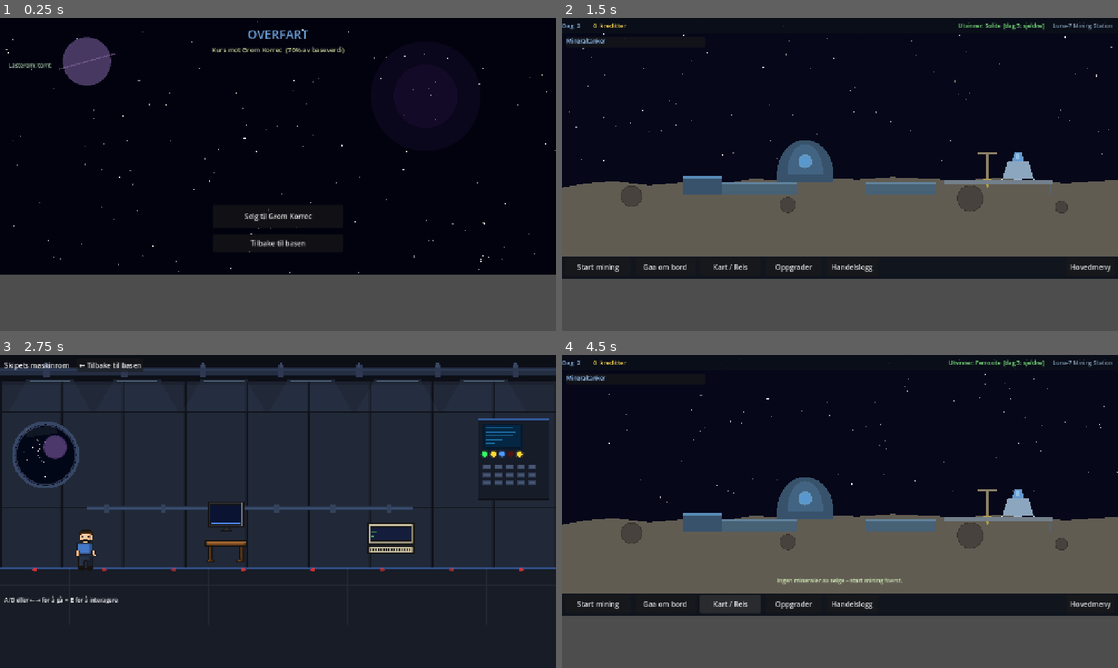
Above: before the commit, frames 1-4 (two rows, left to right).
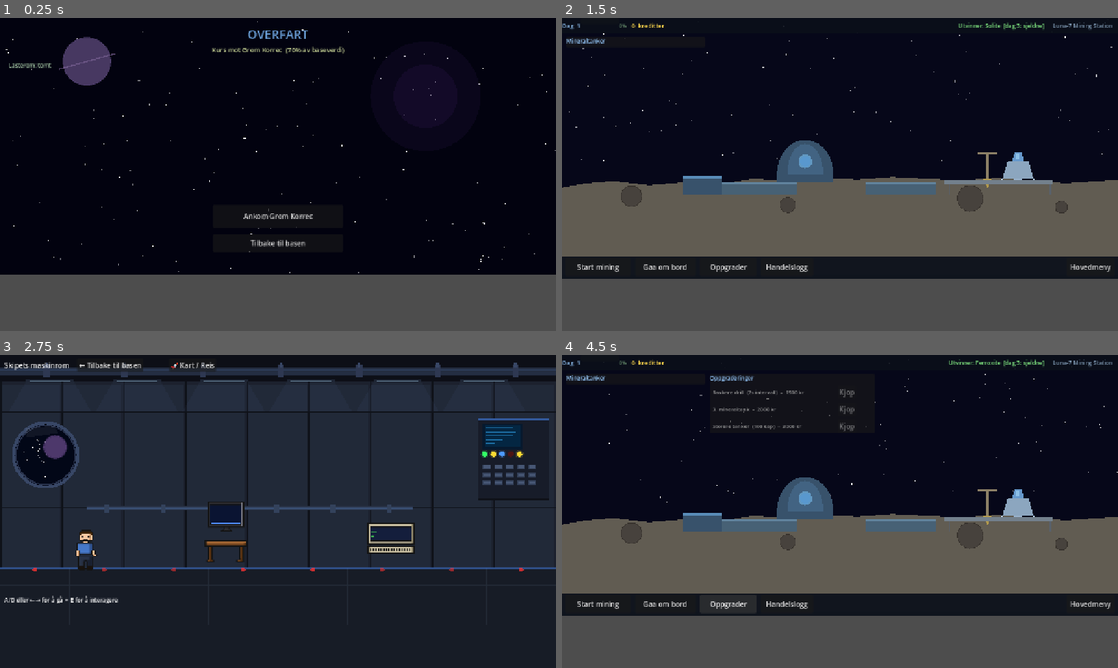
Above: after the commit, the same moments.

Repository: hansarne-lang/bruktbutikk
Game: Godot game, scene res://scenes/travel/Travel.tscn
Same seed, same stepped clock (60 frames per second), same inputs: the game is played once before the commit and once after it. This scene is started directly instead of the project's main scene.
Inputs (mouse positions are in pixels of both pictures, inside the frame that each line leads up to):
- Up to frame 1 (0.25 s): no input
- Up to frame 2 (1.5 s): click "Selg til Grom Korrec" (after the commit: "Ankom Grom Korrec") at 0.5 s; click (1023, 121) at 1.25 s, where only the run after the commit has a clickable "Reis hjem uten å selge"
- Up to frame 3 (2.75 s): click "Gaa om bord" at 2 s
- Up to frame 4 (4.5 s): click (756, 364) at 2.75 s, where only the run after the commit has a clickable "🚀 Kart / Reis"; click "← Tilbake til basen" at 3.5 s; click (728, 605) at 4.25 s, where only the run before the commit has a clickable "Kart / Reis"

The runs differ from the first frame. In frame 1, 0.2% of the frame differs, in the area x 43-57%, y 62-65%; in frame 2, 0.4%; in frame 3, 0.1%; in frame 4, 1.2%, in the area x 2-62%, y 1-83%.

Commit message:
Oppgaver 1-6: drill-lyd, dag-fremgang, kart i romskip, kaching, X-knapp, trader-kontor

Diff:
--- a/scenes/base/Base.tscn
+++ b/scenes/base/Base.tscn
@@ -29,9 +29,21 @@
 theme_override_font_sizes/font_size = 14
 theme_override_colors/font_color = Color(0.6, 0.8, 1.0, 1)
 
+[node name="DayProgress" type="ProgressBar" parent="UI/HUD"]
+layout_mode = 2
+custom_minimum_size = Vector2(90, 14)
+value = 0.0
+show_percentage = false
+
+[node name="DayTimeLabel" type="Label" parent="UI/HUD"]
+layout_mode = 2
+text = "0%"
+theme_override_font_sizes/font_size = 11
+theme_override_colors/font_color = Color(0.55, 0.75, 0.55, 0.9)
+
 [node name="Spacer1" type="Control" parent="UI/HUD"]
 layout_mode = 2
-custom_minimum_size = Vector2(30, 0)
+custom_minimum_size = Vector2(12, 0)
 
 [node name="CreditsLabel" type="Label" parent="UI/HUD"]
 layout_mode = 2
@@ -142,11 +154,6 @@
 custom_minimum_size = Vector2(140, 36)
 text = "Gaa om bord"
 
-[node name="LaunchButton" type="Button" parent="UI/ActionBar"]
-layout_mode = 2
-custom_minimum_size = Vector2(140, 36)
-text = "Kart / Reis"
-
 [node name="UpgradeButton" type="Button" parent="UI/ActionBar"]
 layout_mode = 2
 custom_minimum_size = Vector2(130, 36)
--- a/scenes/sprite_room/SpriteRoom.tscn
+++ b/scenes/sprite_room/SpriteRoom.tscn
@@ -60,6 +60,13 @@
 [node name="BackButton" type="Button" parent="UI/HUD"]
 text = "← Tilbake til basen"
 
+[node name="HudSpacer" type="Control" parent="UI/HUD"]
+layout_mode = 2
+custom_minimum_size = Vector2(20, 0)
+
+[node name="MapButton" type="Button" parent="UI/HUD"]
+text = "🚀 Kart / Reis"
+
 [node name="HintLabel" type="Label" parent="UI"]
 position = Vector2(10, 555)
 text = "A/D eller ← → for å gå  •  E for å interagere"
@@ -92,6 +99,11 @@
 text = "  KOMMANDÅRE 64  BASIC V2  —  VOID MINER SHIP COMPUTER  —  64K RAM FREE"
 theme_override_font_sizes/font_size = 14
 theme_override_colors/font_color = Color(0.0, 0.0, 0.0, 1)
+
+[node name="XButton" type="Button" parent="UI/Terminal/TerminalVBox/TitleBar"]
+position = Vector2(1088, 4)
+custom_minimum_size = Vector2(24, 24)
+text = "✕"
 
 [node name="ScreenBg" type="ColorRect" parent="UI/Terminal/TerminalVBox"]
 color = Color(0.0, 0.0, 0.0, 1)
--- /dev/null
+++ b/scenes/trader_office/TraderOffice.tscn
@@ -0,0 +1,53 @@
+[gd_scene load_steps=2 format=3]
+
+[ext_resource type="Script" path="res://scripts/trader_office/TraderOffice.gd" id="1"]
+
+[node name="TraderOffice" type="Node2D"]
+script = ExtResource("1")
+
+[node name="UI" type="CanvasLayer" parent="."]
+
+[node name="TraderLabel" type="Label" parent="UI"]
+position = Vector2(0, 14)
+custom_minimum_size = Vector2(1280, 36)
+text = ""
+horizontal_alignment = 1
+theme_override_font_sizes/font_size = 26
+theme_override_colors/font_color = Color(0.7, 0.88, 1.0, 0.9)
+
+[node name="GreetingLabel" type="Label" parent="UI"]
+position = Vector2(200, 58)
+custom_minimum_size = Vector2(880, 32)
+text = ""
+horizontal_alignment = 1
+theme_override_font_sizes/font_size = 15
+theme_override_colors/font_color = Color(0.85, 0.92, 0.75, 0.9)
+
+[node name="OfferLabel" type="Label" parent="UI"]
+position = Vector2(200, 90)
+custom_minimum_size = Vector2(880, 28)
+text = ""
+horizontal_alignment = 1
+theme_override_font_sizes/font_size = 17
+theme_override_colors/font_color = Color(1.0, 0.88, 0.3, 1)
+
+[node name="CargoLabel" type="Label" parent="UI"]
+position = Vector2(60, 140)
+custom_minimum_size = Vector2(500, 100)
+text = ""
+theme_override_font_sizes/font_size = 14
+theme_override_colors/font_color = Color(0.7, 0.88, 0.7, 1)
+
+[node name="ButtonPanel" type="VBoxContainer" parent="UI"]
+position = Vector2(900, 150)
+custom_minimum_size = Vector2(320, 0)
+theme_override_constants/separation = 14
+
+[node name="SellButton" type="Button" parent="UI/ButtonPanel"]
+custom_minimum_size = Vector2(320, 56)
+text = "Selg alt"
+theme_override_font_sizes/font_size = 18
+
+[node name="HomeButton" type="Button" parent="UI/ButtonPanel"]
+custom_minimum_size = Vector2(320, 40)
+text = "Reis hjem uten å selge"
--- a/scripts/SoundManager.gd
+++ b/scripts/SoundManager.gd
@@ -34,6 +34,8 @@
 		"kaching":      return _tone(523, 1046, 0.38, 0.65)      # kassalyd
 		"door_open":    return _tone(200, 260, 0.18, 0.35)
 		"combine":      return _tone(440, 880, 0.28, 0.55)       # sett-kombiner
+		"drill_tick":   return _tone(110, 60,  0.18, 0.45, 1)    # lavfrekvent rumling
+		"upgrade_buy":  return _tone(523, 1046, 0.38, 0.65)      # alias for kaching
 		_:              return _tone(440, 440, 0.10, 0.30)
 
 # ── Lydgenerator ──────────────────────────────────────────────
--- a/scripts/base/Base.gd
+++ b/scripts/base/Base.gd
@@ -8,6 +8,8 @@
 @onready var hud_day_lbl  : Label          = $UI/HUD/DayLabel
 @onready var hud_cred_lbl : Label          = $UI/HUD/CreditsLabel
 @onready var hud_mine_lbl : Label          = $UI/HUD/MiningLabel
+@onready var day_progress : ProgressBar    = $UI/HUD/DayProgress
+@onready var day_time_lbl : Label          = $UI/HUD/DayTimeLabel
 @onready var tank_panel                    = $UI/TankPanel
 @onready var tank_list                     = $UI/TankPanel/TankVBox/TankList
 @onready var info_panel                    = $UI/InfoPanel
@@ -51,7 +53,6 @@
 
 	$UI/ActionBar/MineButton.pressed.connect(_on_mine_toggled)
 	$UI/ActionBar/ShipButton.pressed.connect(_on_enter_ship)
-	$UI/ActionBar/LaunchButton.pressed.connect(_on_launch)
 	$UI/ActionBar/UpgradeButton.pressed.connect(_toggle_upgrade_panel)
 	$UI/ActionBar/LogButton.pressed.connect(_toggle_log_panel)
 	$UI/ActionBar/MainMenuButton.pressed.connect(func() -> void:
@@ -77,6 +78,12 @@
 		# Dag/natt-syklus: fremskrider sakte under mining
 		var tod : float = SaveManager.game_data.get("time_of_day", 0.0)
 		SaveManager.game_data["time_of_day"] = fmod(tod + delta * 0.012, TAU)
+
+	# Oppdater dag-fremgang i HUD
+	var tod_now  : float = SaveManager.game_data.get("time_of_day", 0.0)
+	var pct      : float = tod_now / TAU * 100.0
+	day_progress.value   = pct
+	day_time_lbl.text    = "%d%%" % int(pct)
 
 	# Oppdater partikler
 	for i : int in range(_particles.size() - 1, -1, -1):
@@ -107,6 +114,7 @@
 		_set_status("Gruvedrift stoppet.")
 
 func _on_mine_tick() -> void:
+	SoundManager.play("drill_tick", -4.0)
 	var ok := SaveManager.add_mineral(_current_mineral, MINE_AMT)
 	if ok:
 		_spawn_particles(980.0, 392.0)
@@ -218,6 +226,7 @@
 		_update_mine_timer()
 		if _mining_active:
 			mine_timer.start()
+	SoundManager.play("kaching")
 	SaveManager.save_game()
 	_refresh_ui()
 	_refresh_upgrade_panel()
--- a/scripts/sprite_room/SpriteRoom.gd
+++ b/scripts/sprite_room/SpriteRoom.gd
@@ -50,7 +50,9 @@
 	$UI/HUD/BackButton.pressed.connect(func():
 		SaveManager.save_game()
 		get_tree().change_scene_to_file("res://scenes/base/Base.tscn"))
+	$UI/HUD/MapButton.pressed.connect(_on_map)
 	$UI/Terminal/TerminalVBox/CloseBar/CloseButton.pressed.connect(_close_terminal)
+	$UI/Terminal/TerminalVBox/TitleBar/XButton.pressed.connect(_close_terminal)
 	input_field.text_submitted.connect(_on_input_submitted)
 	breakout_canvas.game_closed.connect(_close_breakout)
 	snake_canvas.game_closed.connect(_close_snake)
@@ -121,6 +123,13 @@
 func _close_terminal() -> void:
 	terminal_open    = false
 	terminal.visible = false
+
+func _on_map() -> void:
+	if SaveManager.total_minerals() == 0:
+		# Ingen last – vis advarsel i terminalen hvis den er lukket, ellers bare beep
+		return
+	SaveManager.save_game()
+	get_tree().change_scene_to_file("res://scenes/map/Map.tscn")
 
 func _open_breakout() -> void:
 	terminal_open          = false
--- /dev/null
+++ b/scripts/trader_office/TraderOffice.gd
@@ -0,0 +1,226 @@
+extends Node2D
+## Void Miner – Trader-kontor
+## Spilleren ankommer trader-stasjonen og forhandler om salg.
+
+const TRADERS := {
+	1: {
+		"name":       "Grom Korrec",
+		"multiplier": 0.70,
+		"body_col":   Color(0.30, 0.40, 0.58),
+		"head_col":   Color(0.35, 0.48, 0.65),
+		"accent":     Color(0.5,  0.7,  1.0),
+		"greeting":   "Hei, hei! La meg se kva du har med deg...",
+	},
+	2: {
+		"name":       "Zyla",
+		"multiplier": 0.90,
+		"body_col":   Color(0.55, 0.42, 0.18),
+		"head_col":   Color(0.62, 0.50, 0.22),
+		"accent":     Color(1.0,  0.85, 0.3),
+		"greeting":   "Velkommen til Zyla Station. Vi betaler godt.",
+	},
+}
+
+var _time    : float = 0.0
+var _chosen  : int   = 1
+var _td      : Dictionary = {}
+
+@onready var trader_lbl  : Label  = $UI/TraderLabel
+@onready var greeting_lbl: Label  = $UI/GreetingLabel
+@onready var offer_lbl   : Label  = $UI/OfferLabel
+@onready var cargo_lbl   : Label  = $UI/CargoLabel
+@onready var sell_btn    : Button = $UI/ButtonPanel/SellButton
+@onready var home_btn    : Button = $UI/ButtonPanel/HomeButton
+
+func _ready() -> void:
+	_chosen = SaveManager.game_data.get("chosen_trader", 1)
+	_td     = TRADERS.get(_chosen, TRADERS[1])
+
+	trader_lbl.text   = _td["name"]
+	greeting_lbl.text = "\"" + _td["greeting"] + "\""
+
+	var earned : int = _calculate_earnings(_td["multiplier"])
+	if earned > 0:
+		offer_lbl.text = "Tilbud:  %d  kreditter  (%d%% av baseverdi)" % [earned, int(_td["multiplier"] * 100)]
+	else:
+		offer_lbl.text = "Du har ingenting aa selge."
+
+	_refresh_cargo()
+
+	sell_btn.pressed.connect(_sell)
+	home_btn.pressed.connect(_go_home)
+
+func _process(delta: float) -> void:
+	_time += delta
+	queue_redraw()
+
+func _calculate_earnings(multiplier: float) -> int:
+	var tanks  : Array = SaveManager.game_data.get("tanks", [])
+	var earned : int   = 0
+	for tank in tanks:
+		var mid : String = tank.get("mineral_id", "")
+		var amt : int    = tank.get("amount", 0)
+		if mid == "" or amt == 0:
+			continue
+		var val : int = int(DataLoader.get_mineral(mid).get("base_value", 0))
+		earned += int(float(val) * float(amt) * multiplier)
+	return earned
+
+func _refresh_cargo() -> void:
+	var tanks : Array = SaveManager.game_data.get("tanks", [])
+	var lines : PackedStringArray = []
+	for t in tanks:
+		var mid  : String = t.get("mineral_id", "")
+		var amt  : int    = t.get("amount", 0)
+		if mid != "" and amt > 0:
+			var mname : String = DataLoader.get_mineral(mid).get("name", mid)
+			var val   : int    = int(DataLoader.get_mineral(mid).get("base_value", 0))
+			var total : int    = int(float(val) * float(amt) * _td["multiplier"])
+			lines.append("  %s  ×%d  →  %d kr" % [mname, amt, total])
+	if lines.is_empty():
+		cargo_lbl.text   = "Lasterom: tomt"
+		sell_btn.disabled = true
+	else:
+		cargo_lbl.text = "Din last:\n" + "\n".join(lines)
+
+func _sell() -> void:
+	var earned : int = _calculate_earnings(_td["multiplier"])
+	SaveManager.game_data["credits"]     = SaveManager.game_data.get("credits", 0) + earned
+	SaveManager.game_data["trades_done"] = SaveManager.game_data.get("trades_done", 0) + 1
+	SaveManager.game_data["day"]         = SaveManager.game_data.get("day", 1) + 1
+	SaveManager.game_data["time_of_day"] = 0.0
+	SaveManager.game_data["last_earned"] = earned
+	SaveManager.game_data["last_trader"] = _td["name"]
+	SaveManager.add_trade_log(earned, _td["name"])
+	SaveManager.empty_tanks()
+	SaveManager.save_game()
+	SoundManager.play("kaching")
+	get_tree().change_scene_to_file("res://scenes/base/Base.tscn")
+
+func _go_home() -> void:
+	SaveManager.save_game()
+	get_tree().change_scene_to_file("res://scenes/base/Base.tscn")
+
+# ── Tegning ──────────────────────────────────────────────────
+func _draw() -> void:
+	var accent : Color = _td.get("accent", Color(0.5, 0.7, 1.0))
+
+	# ── Bakgrunn: stasjonens handelsrom ──────────────────────
+	draw_rect(Rect2(0, 0, 1280, 720), Color(0.05, 0.04, 0.09))
+
+	# Vegger – paneler
+	draw_rect(Rect2(0, 40, 1280, 420), Color(0.09, 0.07, 0.14))
+	for i in 8:
+		var px : float = i * 160.0
+		draw_rect(Rect2(px + 6, 50, 148, 400), Color(0.11, 0.09, 0.17))
+		draw_rect(Rect2(px, 40, 6, 420), Color(0.06, 0.05, 0.10))
+	draw_rect(Rect2(0, 100, 1280, 3), Color(0.06, 0.05, 0.10))
+	draw_rect(Rect2(0, 330, 1280, 3), Color(0.06, 0.05, 0.10))
+
+	# Takbelysning
+	for i in 5:
+		var lx : float = 80.0 + i * 240.0
+		draw_rect(Rect2(lx, 44, 120, 8), Color(accent.r, accent.g, accent.b, 0.35))
+		draw_rect(Rect2(lx + 10, 46, 100, 4), Color(accent.r, accent.g, accent.b, 0.65))
+		draw_colored_polygon(PackedVector2Array([
+			Vector2(lx,       52),
+			Vector2(lx + 120, 52),
+			Vector2(lx + 160, 100),
+			Vector2(lx - 40,  100),
+		]), Color(accent.r, accent.g, accent.b, 0.04))
+
+	# Gulv
+	draw_rect(Rect2(0, 460, 1280, 260), Color(0.08, 0.06, 0.13))
+	for gx in range(0, 1281, 80):
+		draw_line(Vector2(gx, 460), Vector2(gx, 720),
+			Color(accent.r, accent.g, accent.b, 0.10), 1.0)
+	for gy in range(460, 721, 65):
+		draw_line(Vector2(0, gy), Vector2(1280, gy),
+			Color(accent.r, accent.g, accent.b, 0.10), 1.0)
+	draw_rect(Rect2(0, 458, 1280, 4), Color(accent.r, accent.g, accent.b, 0.40))
+
+	# Disk (counter)
+	draw_rect(Rect2(280, 360, 720, 130), Color(0.12, 0.09, 0.20))
+	draw_rect(Rect2(280, 360, 720, 12),  Color(accent.r * 0.6, accent.g * 0.6, accent.b * 0.6))
+	draw_rect(Rect2(280, 360, 8, 130),   Color(0.18, 0.14, 0.28))
+	draw_rect(Rect2(992, 360, 8, 130),   Color(0.18, 0.14, 0.28))
+	# Detaljer på disk
+	draw_rect(Rect2(370, 375, 200, 60),  Color(0.07, 0.05, 0.12))
+	draw_rect(Rect2(374, 379, 192, 52),  Color(0.04, 0.10, 0.20, 0.6))
+	for sl in 5:
+		var sy2 : float = 383 + sl * 9.0
+		var w2  : float = 80.0 + sin(_time * 1.1 + sl * 0.7) * 60.0
+		draw_rect(Rect2(378, sy2, w2, 3), Color(accent.r, accent.g, accent.b, 0.45))
+	draw_rect(Rect2(590, 378, 80, 22),   Color(0.08, 0.06, 0.14))
+	draw_rect(Rect2(596, 384, 68, 10),   Color(accent.r * 0.4, accent.g * 0.4, 0.05))
+
+	# Pulserende glow bak trader
+	var pulse : float = sin(_time * 1.8) * 0.5 + 0.5
+	draw_circle(Vector2(830, 280),
+		90 + pulse * 12,
+		Color(accent.r, accent.g, accent.b, 0.07 + pulse * 0.04))
+
+	# Trader-figur (bak disken)
+	_draw_trader(Vector2(830, 340))
+
+	# Vindu til høyre (stjerner)
+	draw_rect(Rect2(1050, 80, 180, 220), Color(0.01, 0.01, 0.06))
+	draw_rect(Rect2(1050, 80, 180, 220), Color(accent.r, accent.g, accent.b, 0.25), false, 4.0)
+	for s_i in 18:
+		var sx : float = 1058 + fmod(float(s_i) * 37.3 + _time * 0.5, 164.0)
+		var sy : float = 88   + fmod(float(s_i) * 53.7, 204.0)
+		draw_circle(Vector2(sx, sy), randf_range(0.5, 1.5), Color(1, 1, 1, 0.6))
+
+func _draw_trader(pos: Vector2) -> void:
+	var body_col : Color = _td.get("body_col", Color(0.4, 0.5, 0.6))
+	var head_col : Color = _td.get("head_col", Color(0.45, 0.55, 0.65))
+	var accent   : Color = _td.get("accent",   Color(0.5, 0.7, 1.0))
+
+	# Kropp (bak disk, halvt synlig)
+	draw_colored_polygon(PackedVector2Array([
+		Vector2(pos.x - 48, pos.y + 20),
+		Vector2(pos.x + 48, pos.y + 20),
+		Vector2(pos.x + 36, pos.y - 90),
+		Vector2(pos.x - 36, pos.y - 90),
+	]), body_col)
+	# Krage/jakke-linje
+	draw_colored_polygon(PackedVector2Array([
+		Vector2(pos.x - 20, pos.y - 90),
+		Vector2(pos.x + 20, pos.y - 90),
+		Vector2(pos.x + 10, pos.y - 68),
+		Vector2(pos.x,      pos.y - 58),
+		Vector2(pos.x - 10, pos.y - 68),
+	]), Color(accent.r * 0.6, accent.g * 0.6, accent.b * 0.6))
+	# Hode
+	draw_circle(pos + Vector2(0, -115), 40, head_col)
+	# Øyne
+	if _chosen == 2:
+		# Zyla – tre øyne
+		draw_circle(pos + Vector2(-16, -120), 7, Color(0.05, 0.05, 0.05))
+		draw_circle(pos + Vector2(16,  -120), 7, Color(0.05, 0.05, 0.05))
+		draw_circle(pos + Vector2(0,   -108), 5, Color(0.05, 0.05, 0.05))
+		draw_circle(pos + Vector2(-16, -120), 4, accent)
+		draw_circle(pos + Vector2(16,  -120), 4, accent)
+		draw_circle(pos + Vector2(0,   -108), 3, accent)
+	else:
+		# Grom Korrec – to øyne, brede
+		draw_circle(pos + Vector2(-14, -118), 8, Color(0.05, 0.05, 0.05))
+		draw_circle(pos + Vector2(14,  -118), 8, Color(0.05, 0.05, 0.05))
+		draw_circle(pos + Vector2(-14, -118), 4, accent)
+		draw_circle(pos + Vector2(14,  -118), 4, accent)
+	# Armer på disk
+	draw_colored_polygon(PackedVector2Array([
+		Vector2(pos.x - 36, pos.y - 70),
+		Vector2(pos.x - 24, pos.y - 52),
+		Vector2(pos.x - 72, pos.y + 18),
+		Vector2(pos.x - 88, pos.y + 10),
+	]), body_col)
+	draw_colored_polygon(PackedVector2Array([
+		Vector2(pos.x + 36, pos.y - 70),
+		Vector2(pos.x + 24, pos.y - 52),
+		Vector2(pos.x + 72, pos.y + 18),
+		Vector2(pos.x + 88, pos.y + 10),
+	]), body_col)
+	# Hender (på disken)
+	draw_circle(pos + Vector2(-80, 22), 12, head_col)
+	draw_circle(pos + Vector2(80,  22), 12, head_col)
--- a/scripts/travel/Travel.gd
+++ b/scripts/travel/Travel.gd
@@ -80,7 +80,7 @@
 	var chosen : int        = SaveManager.game_data.get("chosen_trader", 1)
 	var td     : Dictionary = TRADERS.get(chosen, TRADERS[1])
 	trader_lbl.text = "Kurs mot %s  (%d%% av baseverdi)" % [td["name"], int(td["multiplier"] * 100)]
-	btn_sell.text   = "Selg til %s" % td["name"]
+	btn_sell.text   = "Ankom %s" % td["name"]
 
 	_refresh_cargo()
 
@@ -134,30 +134,10 @@
 func _dismiss_event() -> void:
 	event_panel.visible = false
 
-# ── Selg last ────────────────────────────────────────────────
+# ── Ankommer trader – gå til kontoret for forhandling ────────
 func _go_trader() -> void:
-	var chosen  : int        = SaveManager.game_data.get("chosen_trader", 1)
-	var td      : Dictionary = TRADERS.get(chosen, TRADERS[1])
-	var tanks   : Array      = SaveManager.game_data.get("tanks", [])
-	var earned  : int        = 0
-
-	for tank in tanks:
-		var mid : String = tank.get("mineral_id", "")
-		var amt : int    = tank.get("amount",     0)
-		if mid == "" or amt == 0:
-			continue
-		var val : int = int(DataLoader.get_mineral(mid).get("base_value", 0))
-		earned += int(float(val) * float(amt) * td["multiplier"])
-
-	SaveManager.game_data["credits"]     = SaveManager.game_data.get("credits", 0) + earned
-	SaveManager.game_data["trades_done"] = SaveManager.game_data.get("trades_done", 0) + 1
-	SaveManager.game_data["day"]         = SaveManager.game_data.get("day", 1) + 1
-	SaveManager.game_data["last_earned"] = earned
-	SaveManager.game_data["last_trader"] = td["name"]
-	SaveManager.add_trade_log(earned, td["name"])
-	SaveManager.empty_tanks()
 	SaveManager.save_game()
-	get_tree().change_scene_to_file("res://scenes/base/Base.tscn")
+	get_tree().change_scene_to_file("res://scenes/trader_office/TraderOffice.tscn")
 
 func _go_home() -> void:
 	get_tree().change_scene_to_file("res://scenes/base/Base.tscn")
Not shown, removed: scripts/ItemData.gd.uid
Not shown, removed: scripts/SetData.gd.uid
Not shown, added: scripts/map/Map.gd.uid
